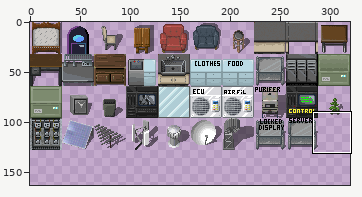
Two states of a sprite sheet, 0.2/Tileset/Images/Furniture_Normal.png. Above: a wide view before the commit, with the close-up outlined.
Close-up. Earlier state:
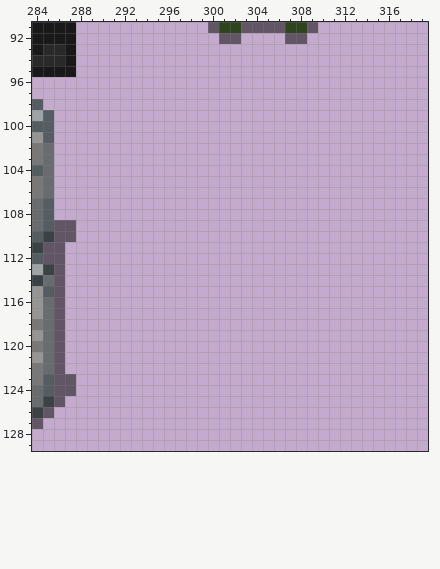
The file is 320x320 pixels. Pixels under 10% opacity are left out. Colours within 5 levels of each other are drawn and written as one. Shown: x 284..319, y 91..129. The wide view leaves out empty margins. The commit also changed other parts of the picture, which this record leaves out.
And afterwards:
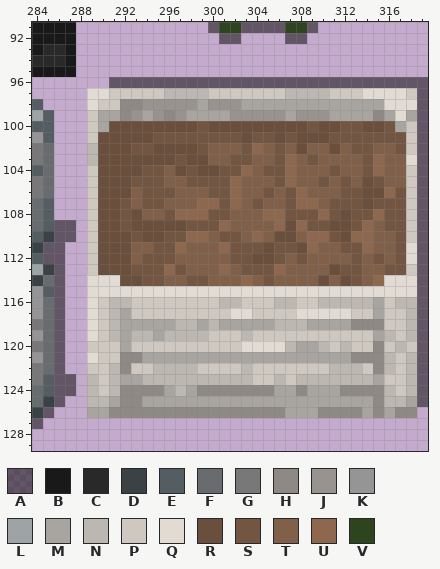
Palette (. is transparent): A #00000080  B #191919  C #292929  D #3b4246  E #535d62  F #686c6e  G #787878  H #8e8984  J #98938e  K #959595  L #9ea4a6  M #a8a4a0  N #bdb7b1  P #cfc8c1  Q #e2dbd4  R #6a4f3d  S #735642  T #806049  U #8d684f  V #2e441f
Change:
y 96: x 291..319 ............................. -> AAAAAAAAAAAAAAAAAAAAAAAAAAAAA
y 97: x 289..319 ............................... -> QQPPPPPNNNNPPPPPPPNNNNPPPQQQQPA
y 98: x 289..319 ............................... -> QPPHHJJJJJMJJJMMMMMMMMMMMMMQQQA
y 99: x 289..319 ............................... -> PMMHJMJHJMMMMJJJJJMJJJMMMMHMQMA
y 100: x 289..319 ............................... -> PMRRRRRRRRSRRRRRRRRRSRRSSRRSMPA
y 101: x 289..319 ............................... -> PRRRRRSSSSSSSSRSSRSRRRSSSSSSSPA
y 102: x 289..319 ............................... -> NRRRSSRRRRSTTTSUTSTRTTRTSSTTSPA
y 103: x 289..319 ............................... -> NRRRRRRRSRRTTSSTTSUTSTTTTSUTTQA
y 104: x 289..319 ............................... -> PRRRRSSTRSRRSSUTSSUTTTSTTSUTTPA
y 105: x 289..319 ............................... -> PRRRSSSTTSSSSUTTTSUTTSTSTRSTTPA
y 106: x 289..319 ............................... -> PRRRTSSSTTTSSUTTSTSUTTTSSRRUSPA
y 107: x 289..319 ............................... -> PRRSTSSTTTUUSUTSTTSUUTSSSRSSSPA
y 108: x 289..319 ............................... -> PRRSRTTSUUUSSTTTUUSSSUSRSSUSSPA
y 109: x 289..319 ............................... -> PRRSRRRRRSSSUTTTTURUSSRRSUTSSPA
y 110: x 289..319 ............................... -> PRRRSRRSSUUTSSTUTRRTUUSRUUTTSPA
y 111: x 289..319 ............................... -> PRRRTTSSUTTTUSSSRSSRUTTSSUTTSQA
y 112: x 289..319 ............................... -> PRRRTSSSTTTTTSSRRSTSTTTTSTSTSQA
y 113: x 289..319 ............................... -> PRRRSSSUSTTTUTSSSUTTTTRSSTTSSPA
y 114: x 289..319 ............................... -> QQQRRSSTTSSTTTUTSTTTTRTRSTUQQQA
y 115: x 289..319 ............................... -> QQQQQQQQQQQQQQQQQQQQQQQQQQQQQQA
y 116: x 289..319 ............................... -> QPNNPPPPPPPPNNPPPNNPPNNNNNMPNNA
y 117: x 289..319 ............................... -> QPNMPPPPPPPPPQQPPPPQQQQQPPMPPNA
y 118: x 289..319 ............................... -> QPNMMMMMNNMNMMMMMNNNMMMMHHHPPNA
y 119: x 289..319 ............................... -> QPNMNNMNNNNPPPNPPPPPPPPPPPMNPNA
y 120: x 289..319 ............................... -> PPPMPPPPPPPPPPQQQQNMMNPNPPHPNPA
y 121: x 289..319 ............................... -> QPPHHMMMMMMMMMMMMMMMMMMMHHHNPNA
y 122: x 289..319 ............................... -> PPNHPPNNNNPPPPNPPPPPPPNNNPHNPNA
y 123: x 289..319 ............................... -> NPNMMNNNNNNNNNNPPNPNNNNNNNMPPNA
y 124: x 289..319 ............................... -> NPNHHHHMNMHHHHHHHMMHMMMHHHHNPNA
y 125: x 289..319 ............................... -> NNMHHMMMMMMMMMMMMMMMMMMMMMHNNMA
y 126: x 289..318 .............................. -> MMHHHHHHHHHHHHHHHHMMMHHHHMHMHH
Boxes around the changes in both close-ups, in picture pixels (x1, y1, x2, y2):
added: (87, 77, 428, 418)
